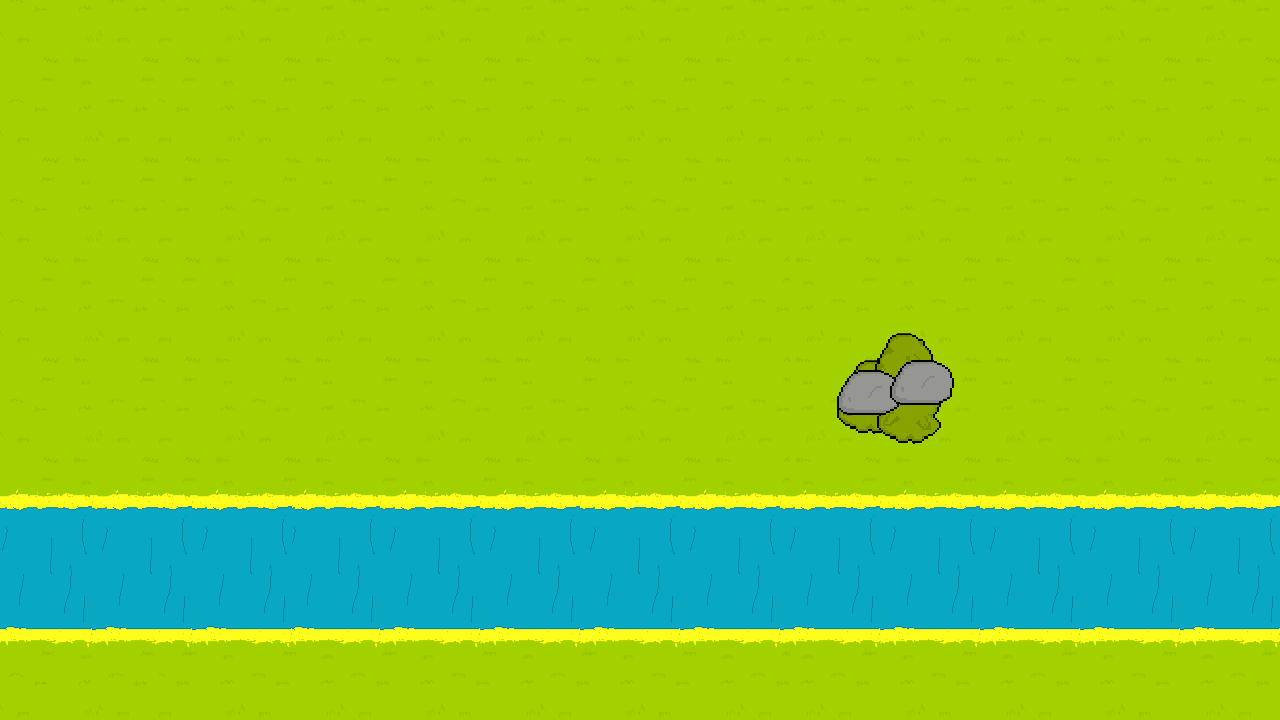
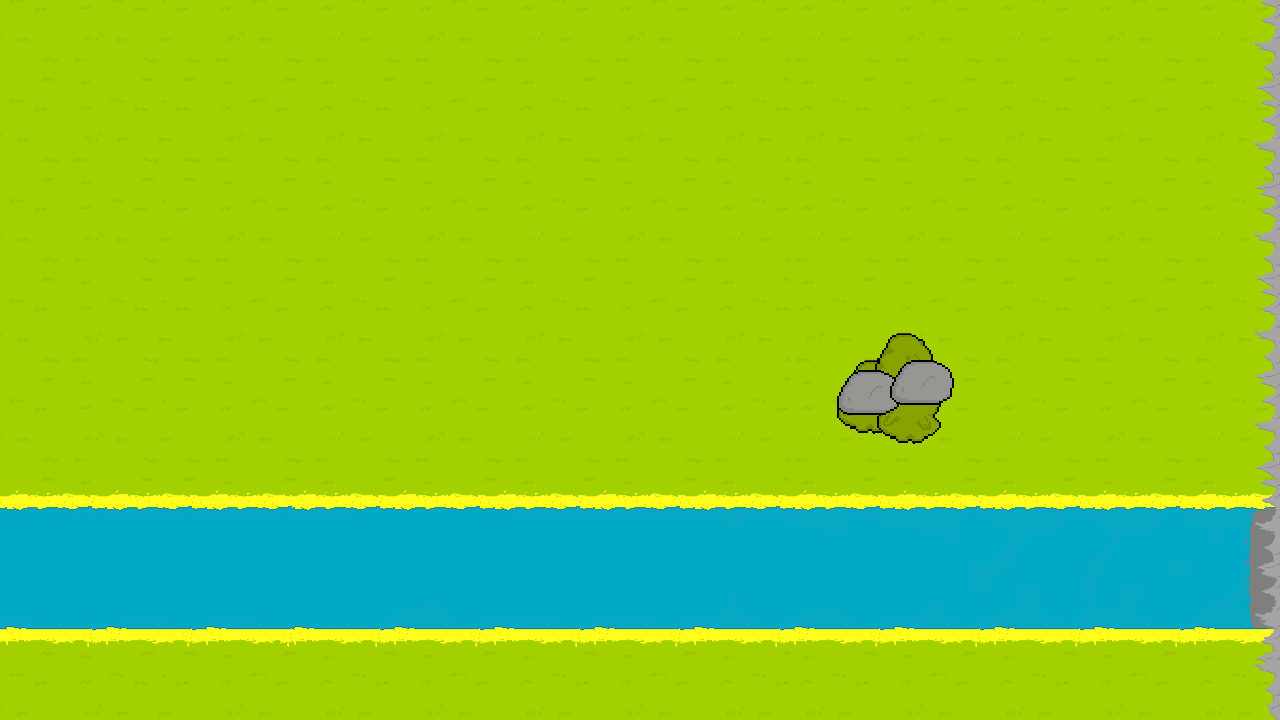
Layers edited between the first and the second 1280px x 720px image:
added layer "Camada 9" above "Adicionais" over [1216, 0, 1280, 720]
painted on "RIO" over [0, 508, 1280, 629]
